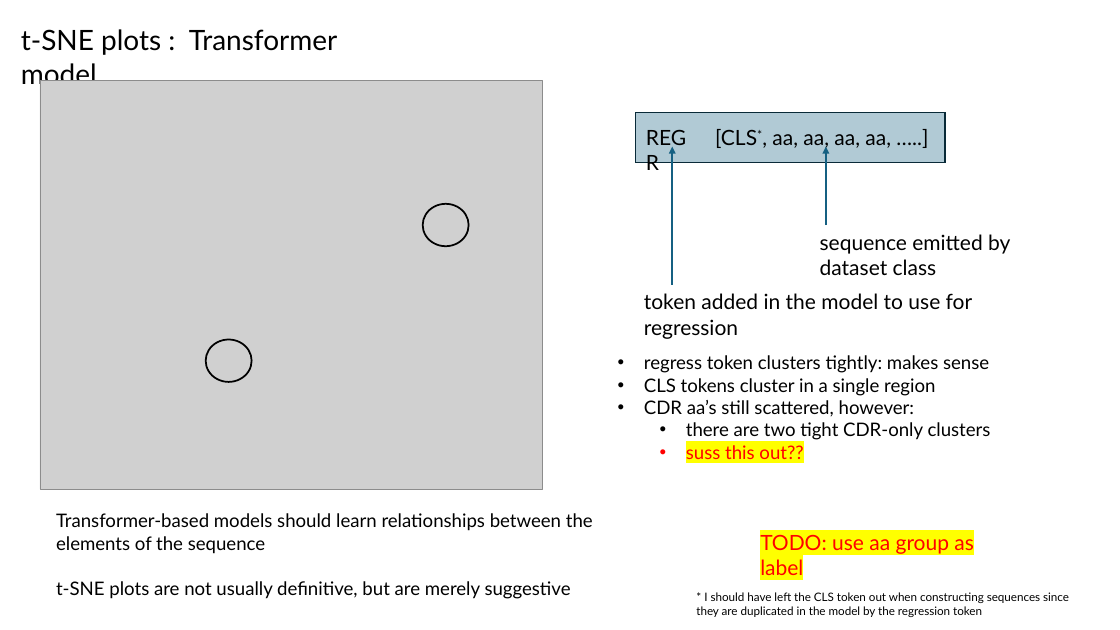
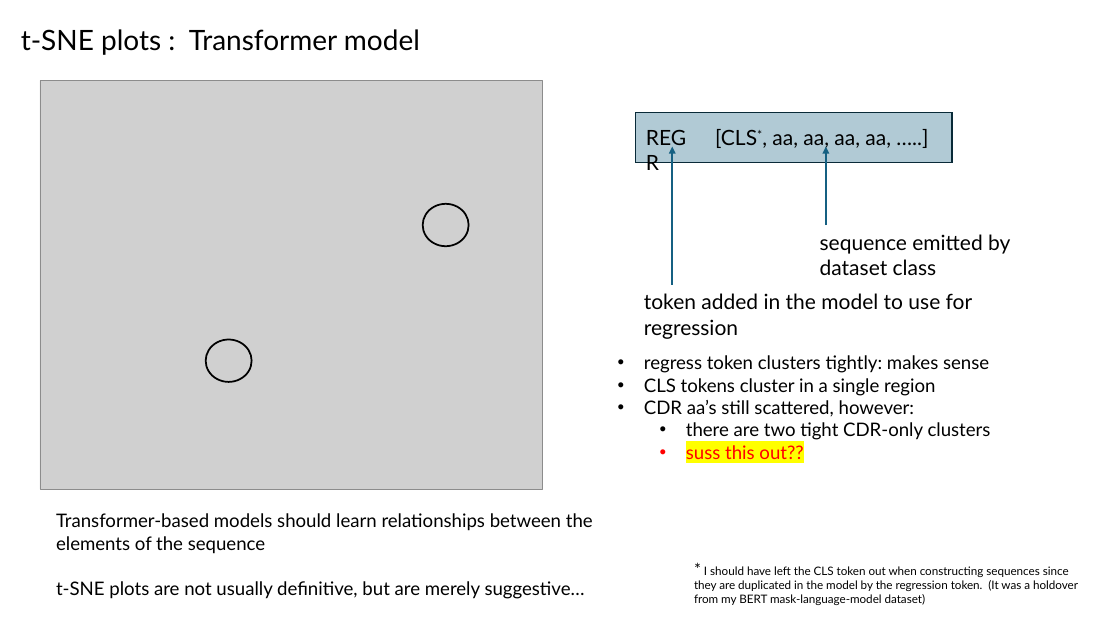
Before and after one commit to planaria158/BERT-antibody-antigen-binding-energy, a slide deck: slide 18 of Homework-aAlphaBio.pptx (slide 17 before the commit). Drawn at 1120x630 pixels with LibreOffice and Linux fonts; fonts in the diff are those of the drawing; grey boxes stand for pictures. Boxes give left, top, right and bottom in pixels: in the first picture for what was removed or moved away, otherwise in the second. Text is boxed around its words. In the diff, an @@ line names an element or a change of style, - is before the commit and + after.

Commit message:
slide deck

```diff
--- a/Homework-aAlphaBio.pptx
+++ b/Homework-aAlphaBio.pptx
@@ text "t-SNE plots : Transformer model" rewrapped from (21, 29, 338, 90) to (21, 29, 420, 55) @@
@@ rectangle: place and size @@
-rectangle at (636, 113, 945, 162)
+rectangle at (636, 113, 953, 162)
@@ text removed at (760, 534, 974, 575) @@
-TODO: use aa group as label
@@ text at (694, 566, 1078, 605): text changed @@
-* I should have left the CLS token out when constructing sequences since they are duplicated in the model by the regression token
+* I should have left the CLS token out when constructing sequences since they are duplicated in the model by the regression token. (It was a holdover from my BERT mask-language-model dataset)
@@ text at (56, 581, 585, 599): text changed @@
-t-SNE plots are not usually definitive, but are merely suggestive
+t-SNE plots are not usually definitive, but are merely suggestive…
```
Also in this commit, not shown: 6 other slides changed, 4 slides added.
